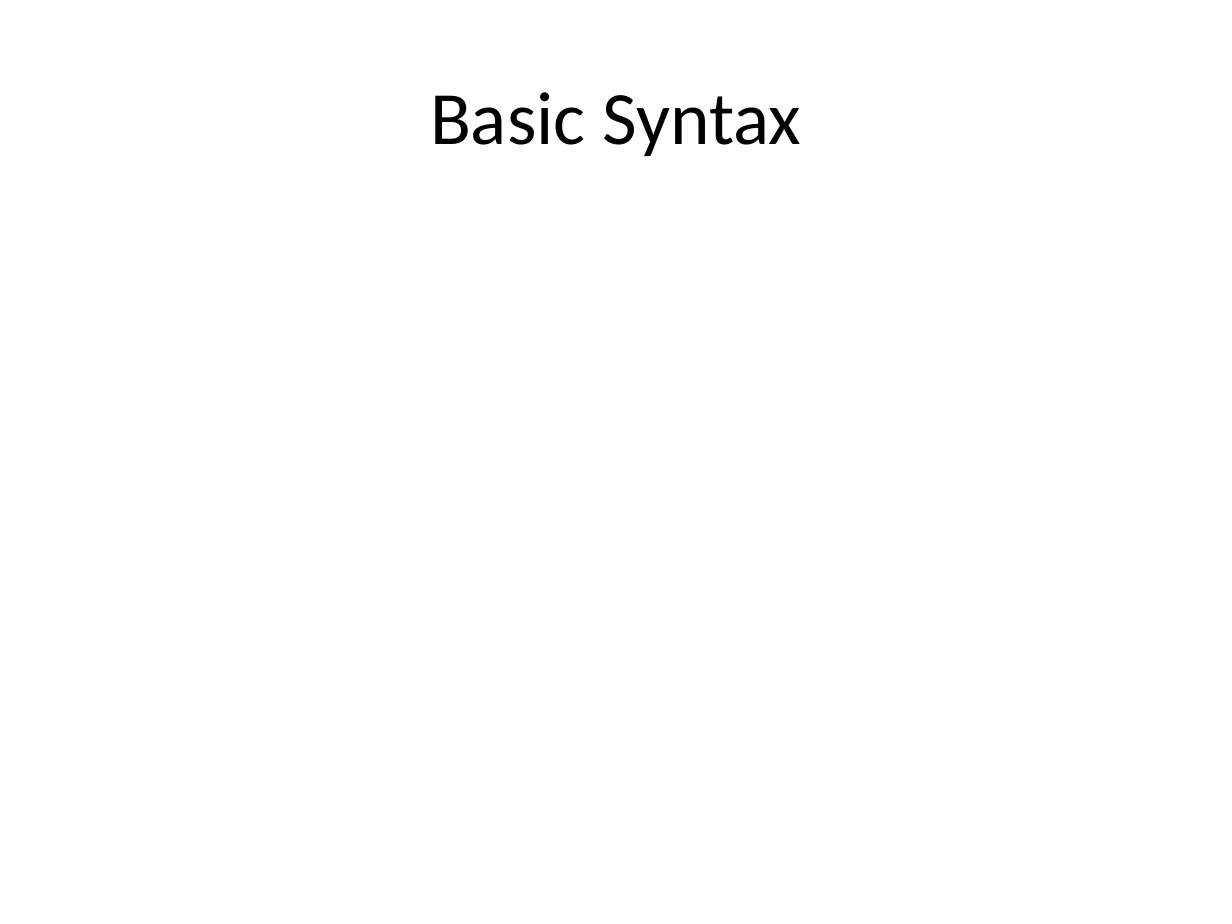
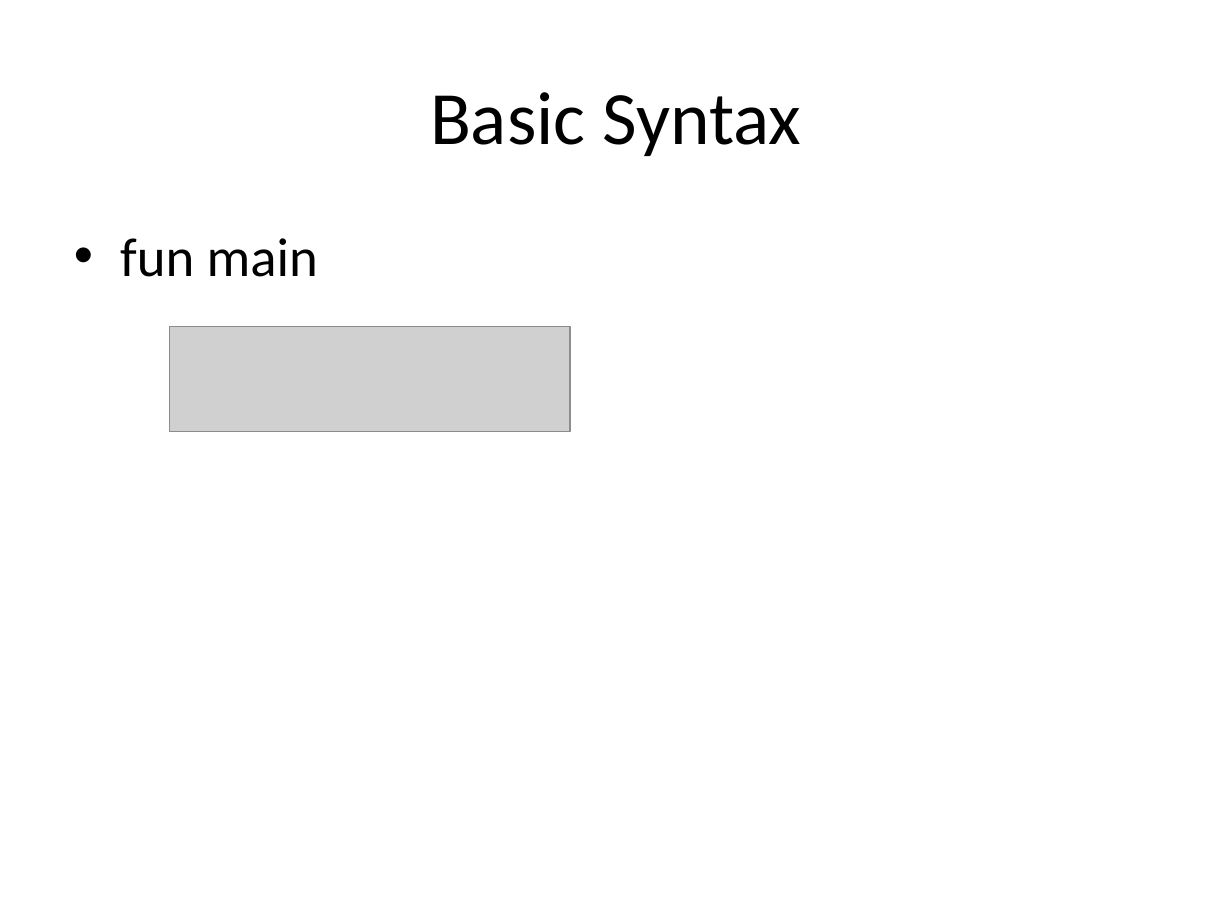
Before and after one commit to Fedorrychkov/kotlinLearn, a slide deck: slide 4 of Kotlin Introduction.pptx (slide 3 before the commit). Drawn at 1232x924 pixels with LibreOffice and Linux fonts; fonts in the diff are those of the drawing; grey boxes stand for pictures. Boxes give left, top, right and bottom in pixels: in the first picture for what was removed or moved away, otherwise in the second. Text is boxed around its words. In the diff, an @@ line names an element or a change of style, - is before the commit and + after.

```diff
--- a/Kotlin Introduction.pptx
+++ b/Kotlin Introduction.pptx
@@ text added at [120, 238, 318, 277], 32 pt, text #000000 @@
+• fun main
@@ picture added at [170, 326, 570, 431] @@
```
Also in this commit, not shown: 9 slides added, 1 other file.
